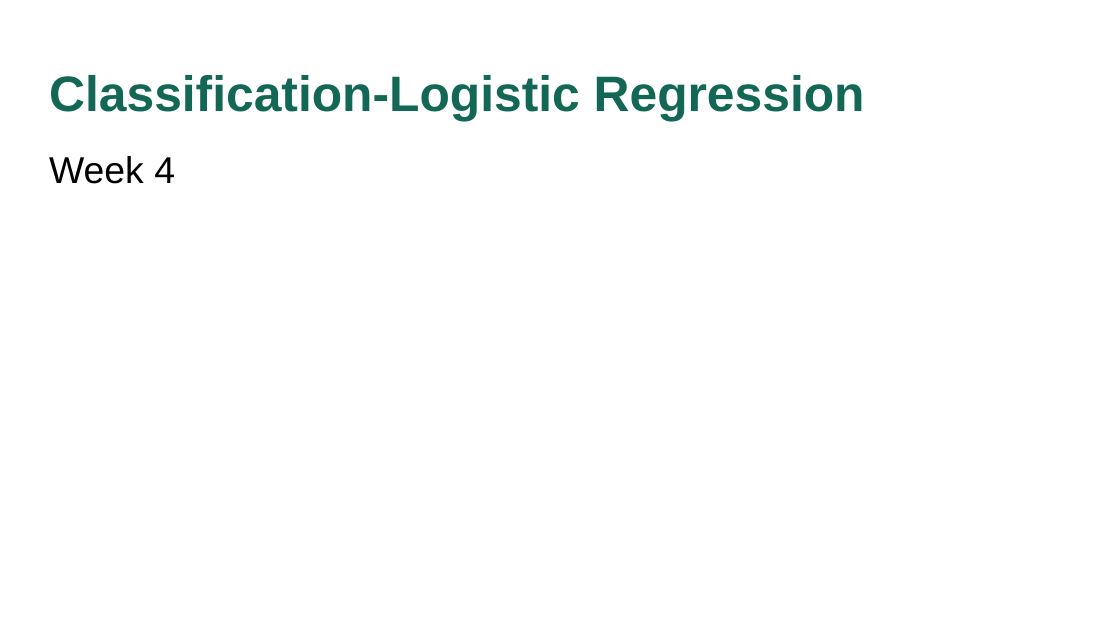
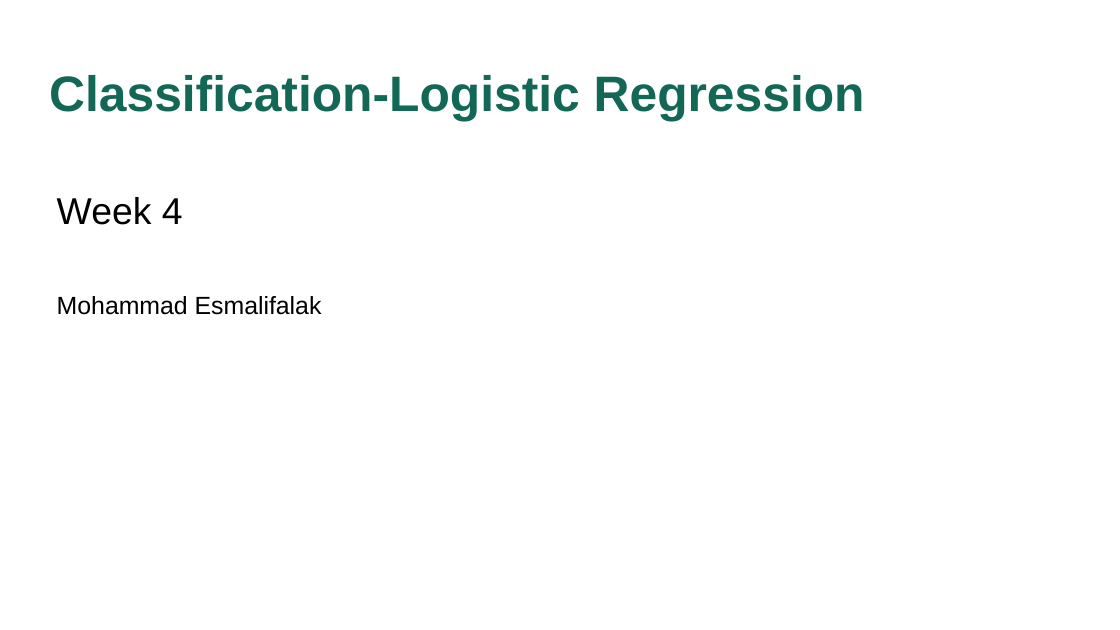
Before and after one commit to mesmalif/Predictive-Modelling-and-Data-Mining, a slide deck: slide 1 of W4-LogisticRegression/W4-LogisticRegression.pptx. Drawn at 1120x630 pixels with LibreOffice and Linux fonts; fonts in the diff are those of the drawing; background and template pictures are left out. Boxes give left, top, right and bottom in pixels: in the first picture for what was removed or moved away, otherwise in the second. Text is boxed around its words. In the diff, an @@ line names an element or a change of style, - is before the commit and + after.

```diff
--- a/W4-LogisticRegression/W4-LogisticRegression.pptx
+++ b/W4-LogisticRegression/W4-LogisticRegression.pptx
@@ subtitle "Week 4": place and size @@
-subtitle "Week 4" at (49,156,175,184)
+subtitle "Week 4" at (57,197,322,315)
@@ subtitle at (57,296,322,315): paragraph added @@
+Mohammad Esmalifalak
```
Also in this commit, not shown: 37 other files.
